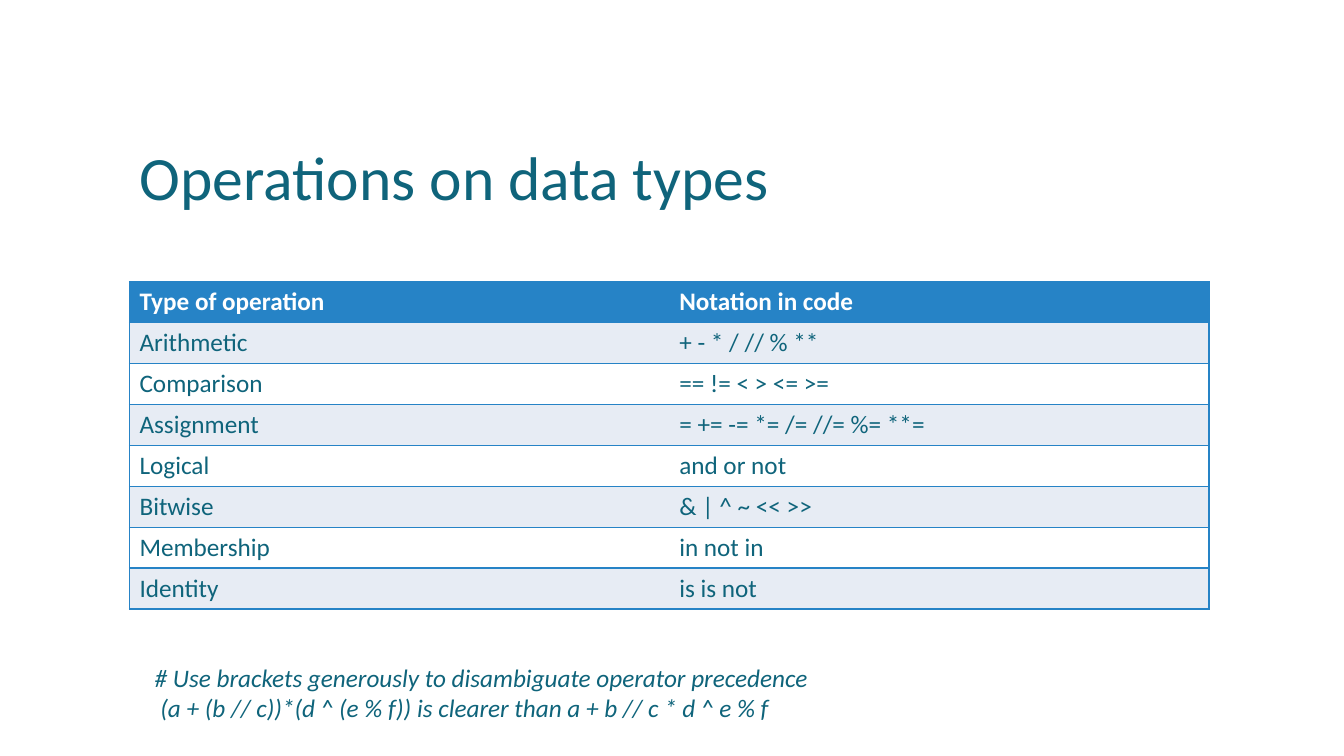
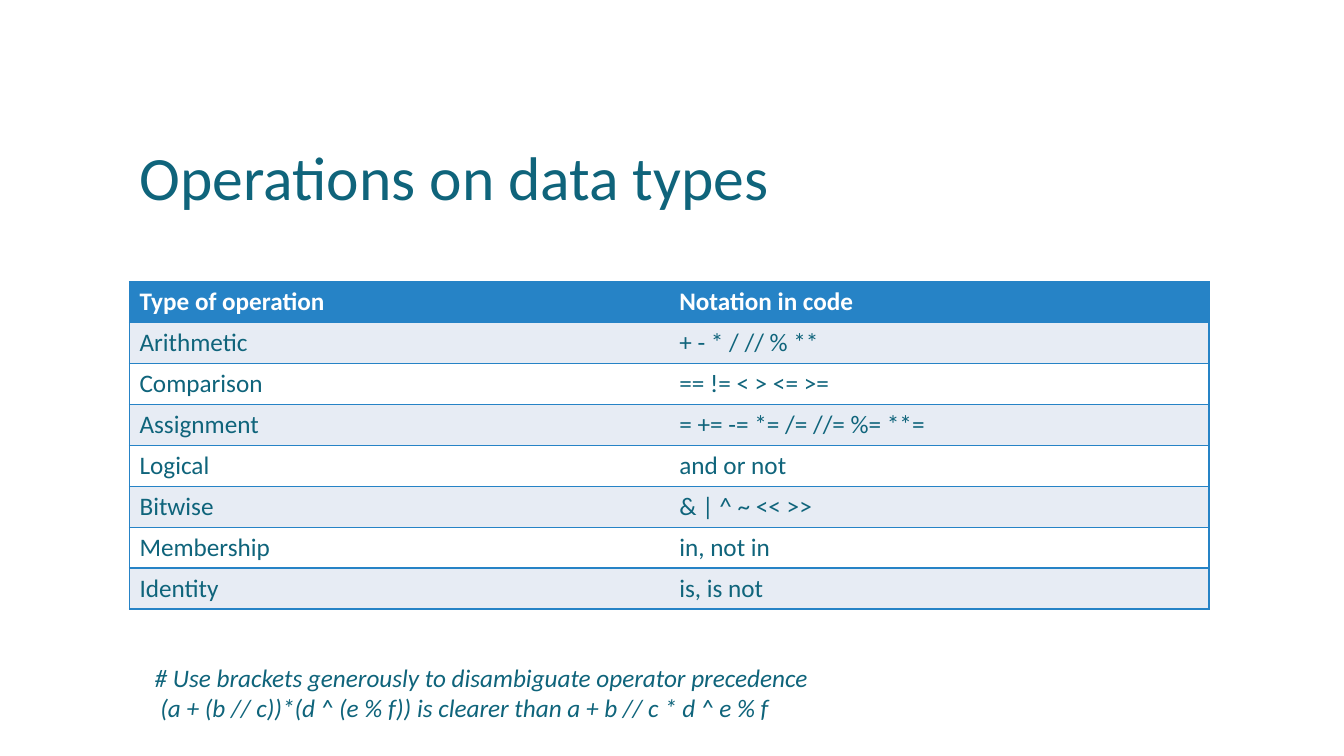
Before and after one commit to uday87j/teach_python, a slide deck: slide 7 of fundamentals/3-Binary Numbers, Operations, Conditionals.pptx. Drawn at 1344x756 pixels with LibreOffice and Linux fonts; fonts in the diff are those of the drawing. Boxes give left, top, right and bottom in pixels: in the first picture for what was removed or moved away, otherwise in the second. Text is boxed around its words. In the diff, an @@ line names an element or a change of style, - is before the commit and + after.

```diff
--- a/fundamentals/3-Binary Numbers, Operations, Conditionals.pptx
+++ b/fundamentals/3-Binary Numbers, Operations, Conditionals.pptx
@@ table at (x1=129, y1=282, x2=1210, y2=609) @@
-row 7, column 2: in not in
+row 7, column 2: in, not in
-row 8, column 2: is is not
+row 8, column 2: is, is not
```
Also in this commit, not shown: 1 other slide changed, 2 slides added, 1 other file.
